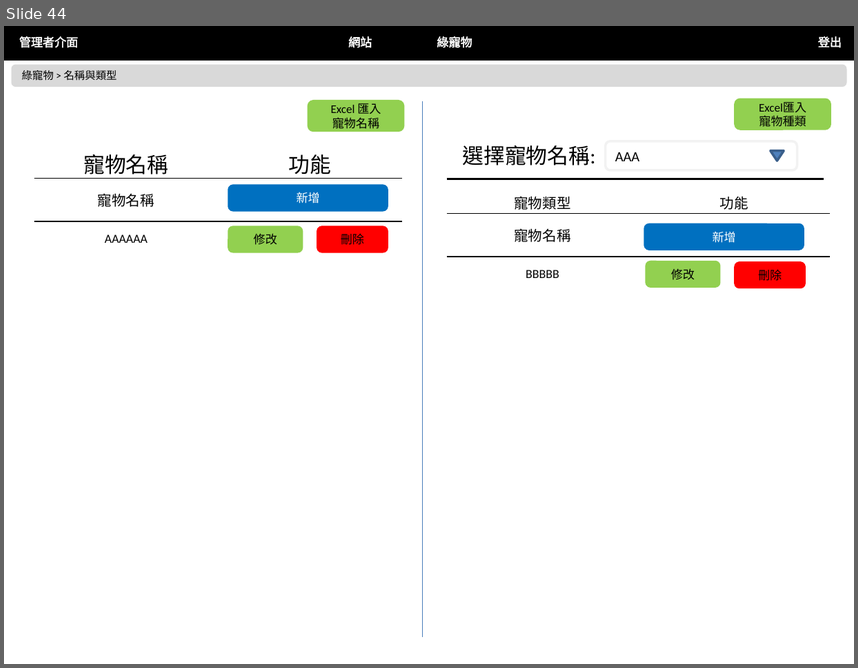
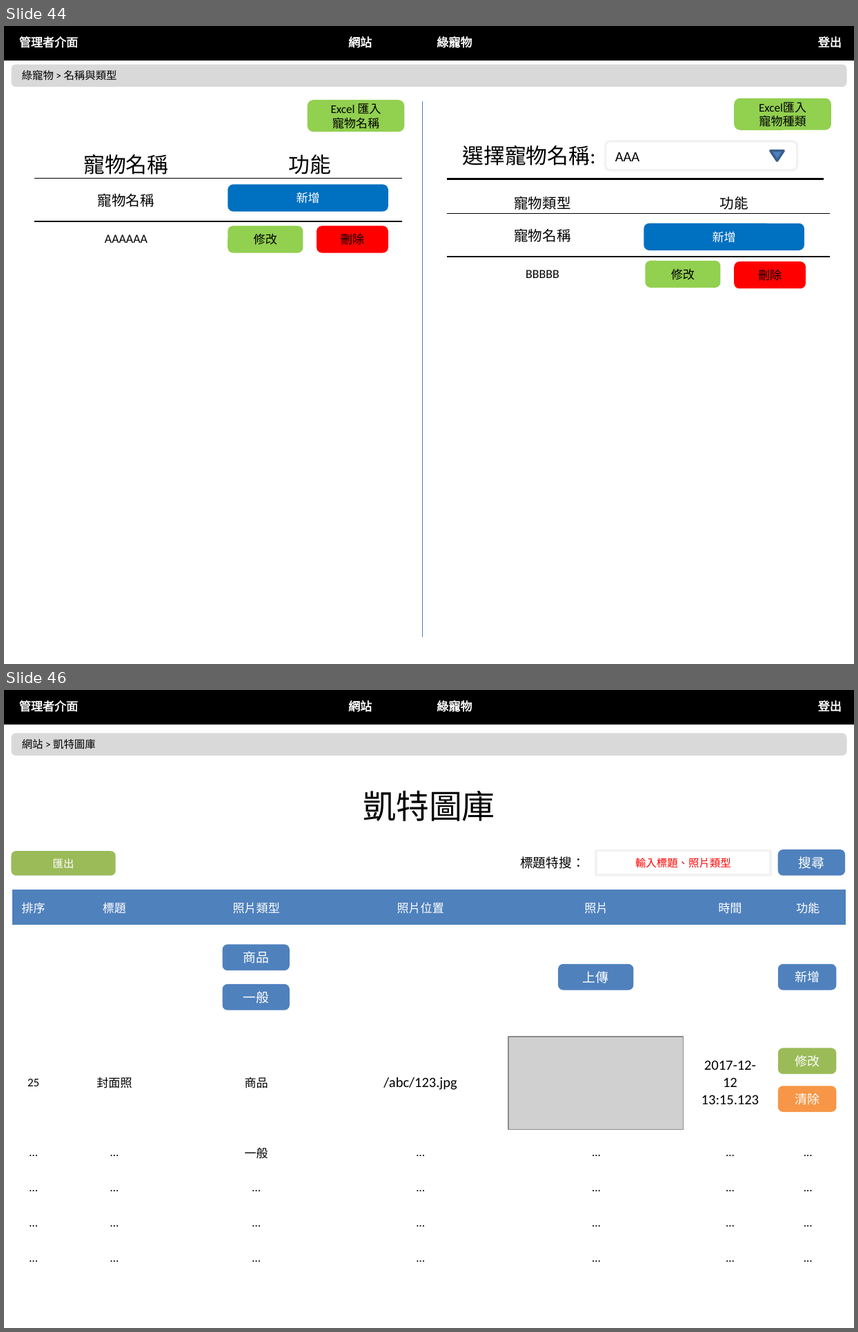
Before and after one commit to nexstar/XMind, a slide deck: 最終後台版型.pptx. Shown one above the other, each under a label of ours: slide 44 before the commit, slides 44 and 46 after it; the slides between them are not shown. The pictures are 858x668 and 858x1332 pixels, drawn with LibreOffice and Linux fonts; fonts in the diff are those of the drawing; grey boxes stand for pictures. Boxes give left, top, right and bottom in pixels: in the first picture for what was removed or moved away, otherwise in the second. Text is boxed around its words. In the diff, an @@ line names an element or a change of style, - is before the commit and + after.

```diff
--- a/最終後台版型.pptx
+++ b/最終後台版型.pptx
@@ slide 46 added at [4, 690, 854, 1328], background #FFFFFF @@
@@ rectangle added at [4, 690, 854, 723], fill #000000, outline #000000 2 pt @@
@@ text added at [19, 700, 78, 712], 10 pt, text #FFFFFF @@
+管理者介面
@@ text added at [348, 700, 372, 712], 10 pt, text #FFFFFF @@
+網站
@@ text added at [437, 698, 473, 714], 10 pt, text #FFFFFF @@
+綠寵物
@@ text added at [818, 700, 842, 712], 10 pt, text #FFFFFF @@
+登出
@@ rounded rectangle added at [12, 734, 846, 755], fill #D9D9D9, outline #D9D9D9 2 pt, 9 pt, text #000000 @@
+網站 > 凱特圖庫
@@ text added at [363, 790, 495, 821], 28 pt, text #000000 @@
+凱特圖庫
@@ rounded rectangle added at [12, 852, 114, 874], fill #9BBB59, outline #9BBB59 2 pt, 9 pt, text #FFFFFF @@
+匯出
@@ rectangle added at [595, 851, 770, 876], fill #FFFFFF, outline #F2F2F2 2 pt, 9 pt, text #FF0000 @@
+輸入標題、照片類型
@@ rounded rectangle added at [780, 851, 844, 874], fill #4F81BD, outline #4F81BD 2 pt, 11 pt, text #FFFFFF @@
+搜尋
@@ text added at [520, 856, 585, 869], 11 pt, text #000000 @@
+標題特搜：
@@ table added at [12, 890, 844, 1275], 7 rows, 7 columns @@
+排序 | 標題 | 照片類型 | 照片位置 | 照片 | 時間 | 功能
+ |  |  |  |  |  | 
+25 | 封面照 | 商品 | /abc/123.jpg |  | 2017-12-12 / 13:15.123 | 
+… | … | 一般 | … | … | … | …
+… | … | … | … | … | … | …
+… | … | … | … | … | … | …
+… | … | … | … | … | … | …
@@ rounded rectangle added at [223, 945, 288, 969], fill #4F81BD, outline #4F81BD 2 pt, 11 pt, text #FFFFFF @@
+商品
@@ rounded rectangle added at [559, 965, 632, 989], fill #4F81BD, outline #4F81BD 2 pt, 11 pt, text #FFFFFF @@
+上傳
@@ rounded rectangle added at [780, 965, 835, 989], fill #4F81BD, outline #4F81BD 2 pt, 10.5 pt, text #FFFFFF @@
+新增
@@ rounded rectangle added at [223, 985, 288, 1009], fill #4F81BD, outline #4F81BD 2 pt, 11 pt, text #FFFFFF @@
+一般
@@ picture added at [508, 1037, 683, 1130] @@
@@ rounded rectangle added at [780, 1049, 835, 1072], fill #9BBB59, outline #9BBB59 2 pt, 10.5 pt, text #FFFFFF @@
+修改
@@ rounded rectangle added at [780, 1087, 835, 1111], fill #F79646, outline #F79646 2 pt, 10.5 pt, text #FFFFFF @@
+清除
```
Also in this commit, not shown: 1 other slide added, 2 other files.
